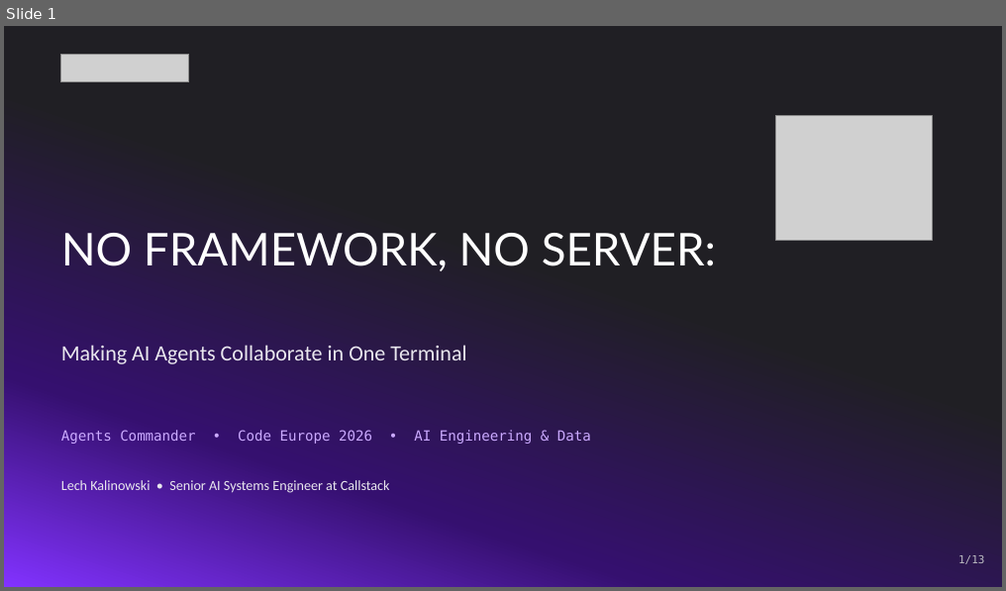
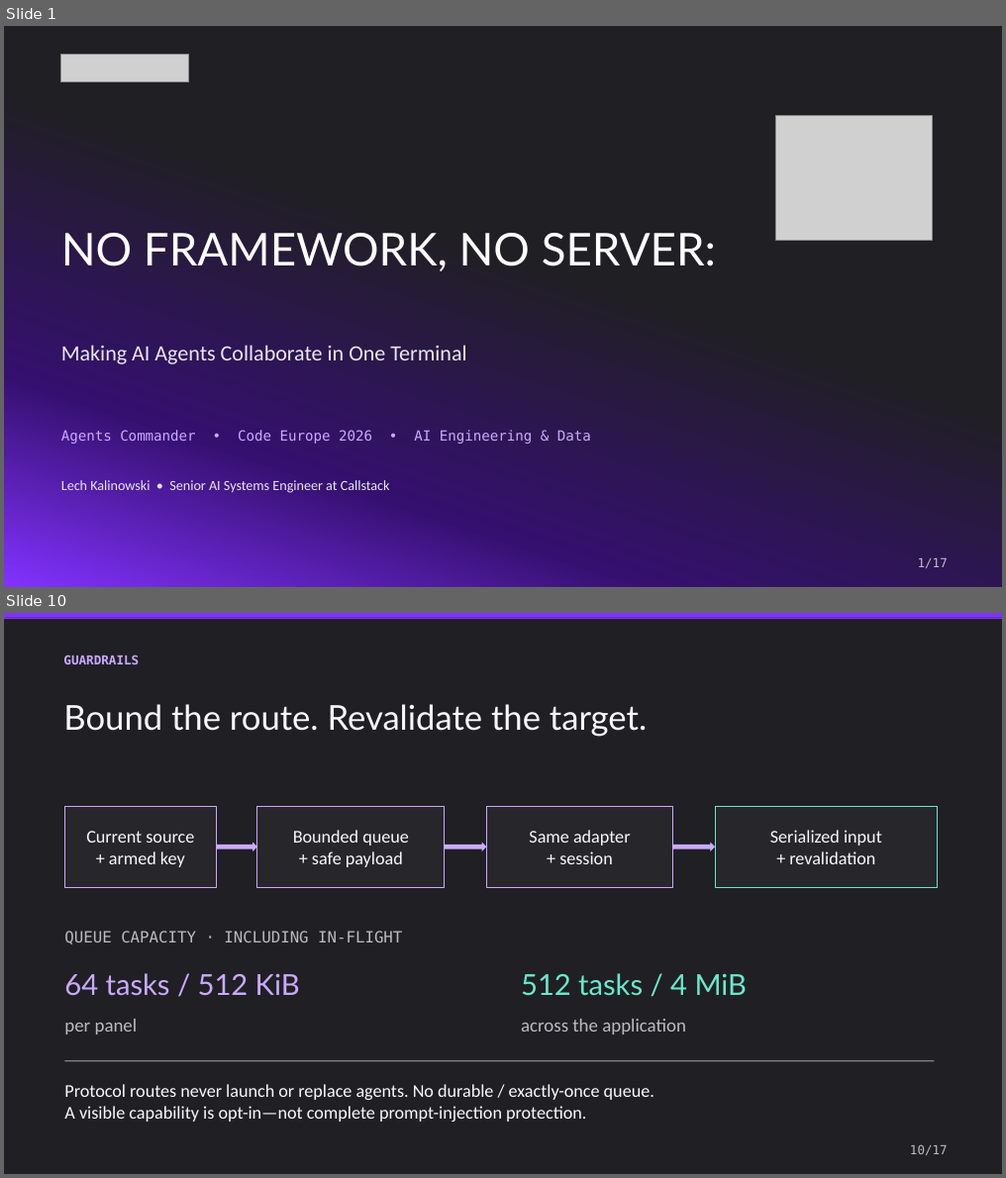
Before and after one commit to lech-kalinowski/agents-commander, a slide deck: presentation/Agents_Commander_Protocol.pptx. Shown one above the other, each under a label of ours: slide 1 before the commit, slides 1 and 10 after it; the slides between them are not shown. The pictures are 1006x591 and 1006x1178 pixels, drawn with LibreOffice and Linux fonts; fonts in the diff are those of the drawing; grey boxes stand for pictures. Boxes give left, top, right and bottom in pixels: in the first picture for what was removed or moved away, otherwise in the second. Text is boxed around its words. In the diff, an @@ line names an element or a change of style, - is before the commit and + after.

Commit message:
Deepen Code Europe deck with architecture and protocol diagrams

```diff
--- a/presentation/Agents_Commander_Protocol.pptx
+++ b/presentation/Agents_Commander_Protocol.pptx
@@ slide 10 added at [4,613,1002,1174], background #201F24 @@
@@ rectangle added at [4,613,1002,618], fill #8232FF, outline #8232FF 0.19 pt @@
@@ text added at [63,655,139,664], 12 pt, text #CBAAFF, bold @@
+GUARDRAILS
@@ text added at [63,704,647,737], 33 pt, text #F9F8FD @@
+Bound the route. Revalidate the target.
@@ rectangle added at [64,806,216,888], fill #27262B, outline #CBAAFF 1.05 pt, 17.2 pt, text #F9F8FD @@
+Current source
++ armed key
@@ rectangle added at [257,806,445,888], fill #27262B, outline #CBAAFF 1.05 pt, 17.2 pt, text #F9F8FD @@
+Bounded queue
++ safe payload
@@ rectangle added at [487,806,673,888], fill #27262B, outline #CBAAFF 1.05 pt, 17.2 pt, text #F9F8FD @@
+Same adapter
++ session
@@ rectangle added at [715,806,938,888], fill #27262B, outline #6AE8CD 1.05 pt, 17.2 pt, text #F9F8FD @@
+Serialized input
++ revalidation
@@ right arrow added at [216,842,257,851], fill #CBAAFF @@
@@ right arrow added at [445,842,487,851], fill #CBAAFF @@
@@ right arrow added at [673,842,715,851], fill #CBAAFF @@
@@ text added at [64,931,402,945], 15 pt, text #BCBBC2 @@
+QUEUE CAPACITY · INCLUDING IN-FLIGHT
@@ text added at [64,973,300,996], 27.8 pt, text #CBAAFF @@
+64 tasks / 512 KiB
@@ text added at [521,973,746,996], 27.8 pt, text #6AE8CD @@
+512 tasks / 4 MiB
@@ text added at [64,1019,138,1035], 18 pt, text #BCBBC2 @@
+per panel
@@ text added at [521,1019,686,1035], 18 pt, text #BCBBC2 @@
+across the application
@@ line added from (64, 1061) to (935, 1061), #838289 1.28 pt @@
@@ text added at [64,1084,654,1122], 17.2 pt, text #F9F8FD @@
+Protocol routes never launch or replace agents. No durable / exactly-once queue.
+A visible capability is opt-in—not complete prompt-injection protection.
@@ text added at [910,1145,947,1156], 12 pt, text #BCBBC2 @@
+10/17
@@ slide 1 changed as well @@
@@ text "1/17" at [918,559,947,569]: vertical alignment top to middle @@
@@ text at [918,559,947,569]: text changed; size 10.5 to 12 pt @@
-1/13
+1/17
```
Also in this commit, not shown: 1 other slide changed, 14 other slides added, 11 slides removed, 1 other file.
